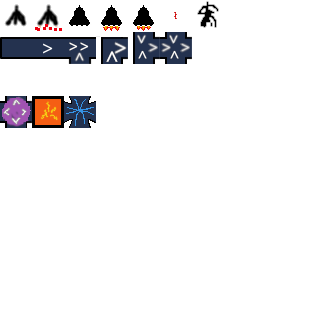
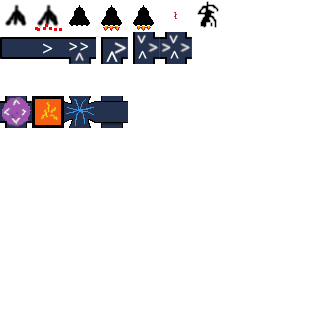
Layers edited between the first and the second 320×320 image:
added layer "Bridge" above "Distributor" over [96, 96, 128, 128]
